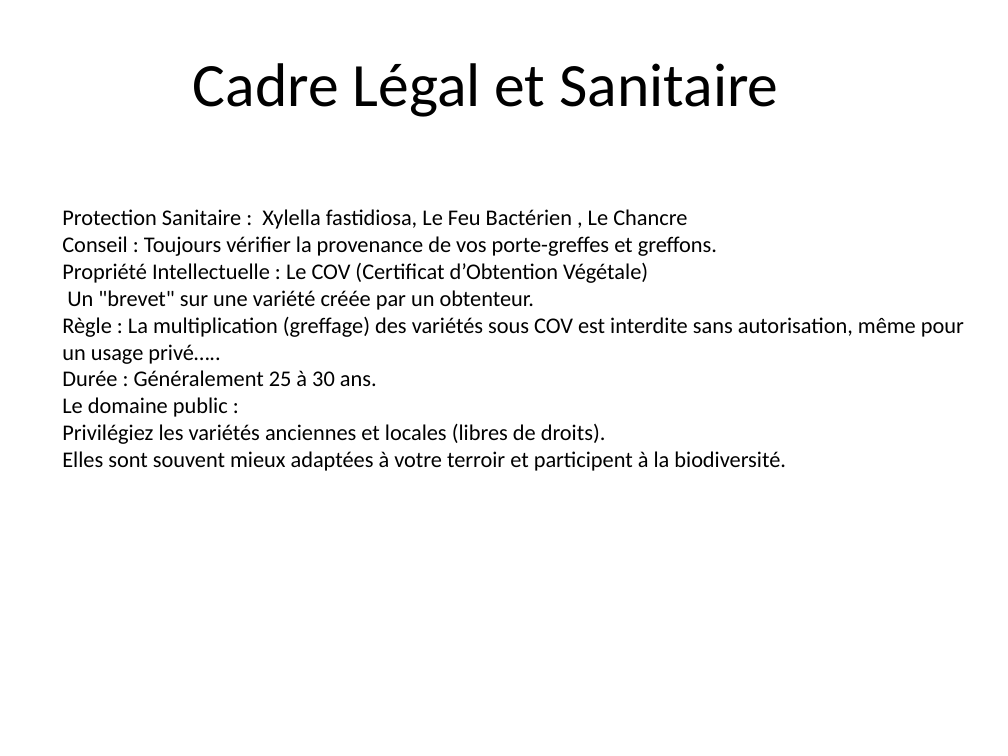
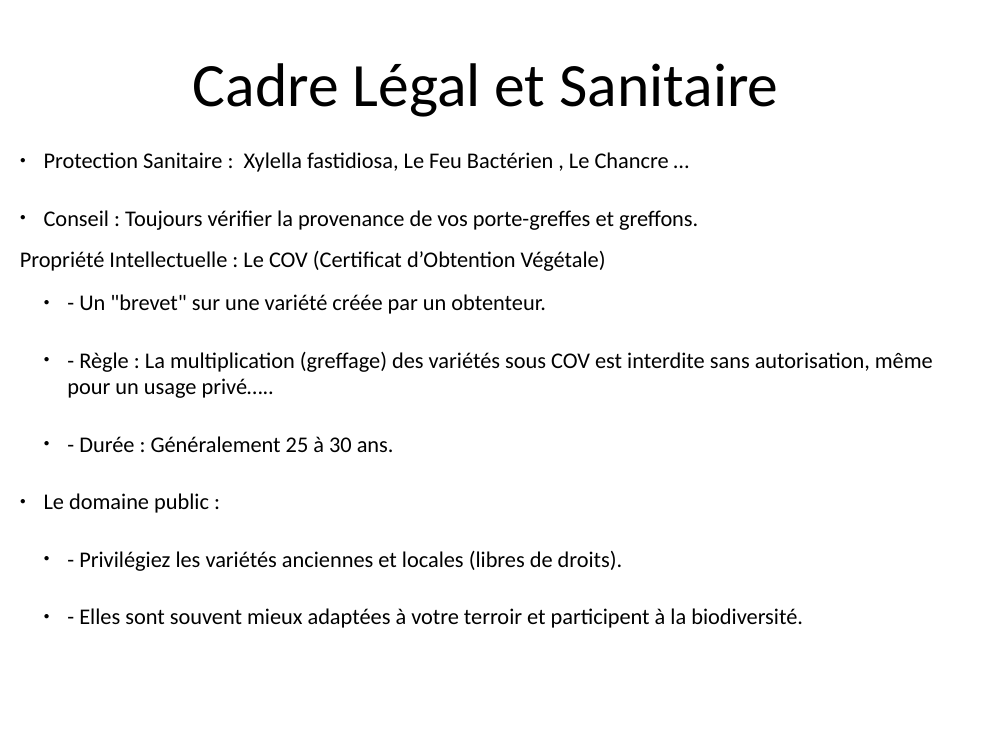
Before and after one commit to tranber28/greffe-arbres, a slide deck: slide 38 of greffe_arbres_final.odp (slide 37 before the commit). Drawn at 1008x756 pixels with LibreOffice and Linux fonts; fonts in the diff are those of the drawing. Boxes give left, top, right and bottom in pixels: in the first picture for what was removed or moved away, otherwise in the second. Text is boxed around its words. In the diff, an @@ line names an element or a change of style, - is before the commit and + after.

```diff
--- a/greffe_arbres_final.odp
+++ b/greffe_arbres_final.odp
@@ text "Protection Sanitaire : Xylella fastidiosa, ...": place and size @@
-text "Protection Sanitaire : Xylella fastidiosa, ..." at bbox=[62, 209, 964, 471]
+text "Protection Sanitaire : Xylella fastidiosa, ..." at bbox=[20, 152, 933, 628]
@@ text at bbox=[44, 152, 669, 172]: text changed @@
-Protection Sanitaire : Xylella fastidiosa, Le Feu Bactérien , Le Chancre
+● Protection Sanitaire : Xylella fastidiosa, Le Feu Bactérien , Le Chancre …
@@ text at bbox=[44, 210, 698, 513]: bullet none to ●; more space between paragraphs @@
@@ text at bbox=[67, 294, 933, 452]: text changed @@
-Un "brevet" sur une variété créée par un obtenteur.
-Règle : La multiplication (greffage) des variétés sous COV est interdite sans autorisation, même pour un usage privé…..
-Durée : Généralement 25 à 30 ans.
+  ● - Un "brevet" sur une variété créée par un obtenteur.
+  ● - Règle : La multiplication (greffage) des variétés sous COV est interdite sans autorisation, même pour un usage privé…..
+  ● - Durée : Généralement 25 à 30 ans.
@@ text at bbox=[79, 551, 803, 628]: text changed @@
-Privilégiez les variétés anciennes et locales (libres de droits).
-Elles sont souvent mieux adaptées à votre terroir et participent à la biodiversité.
+  ● - Privilégiez les variétés anciennes et locales (libres de droits).
+  ● - Elles sont souvent mieux adaptées à votre terroir et participent à la biodiversité.
```
Also in this commit, not shown: 30 other slides changed, 4 slides added, 3 slides removed.
